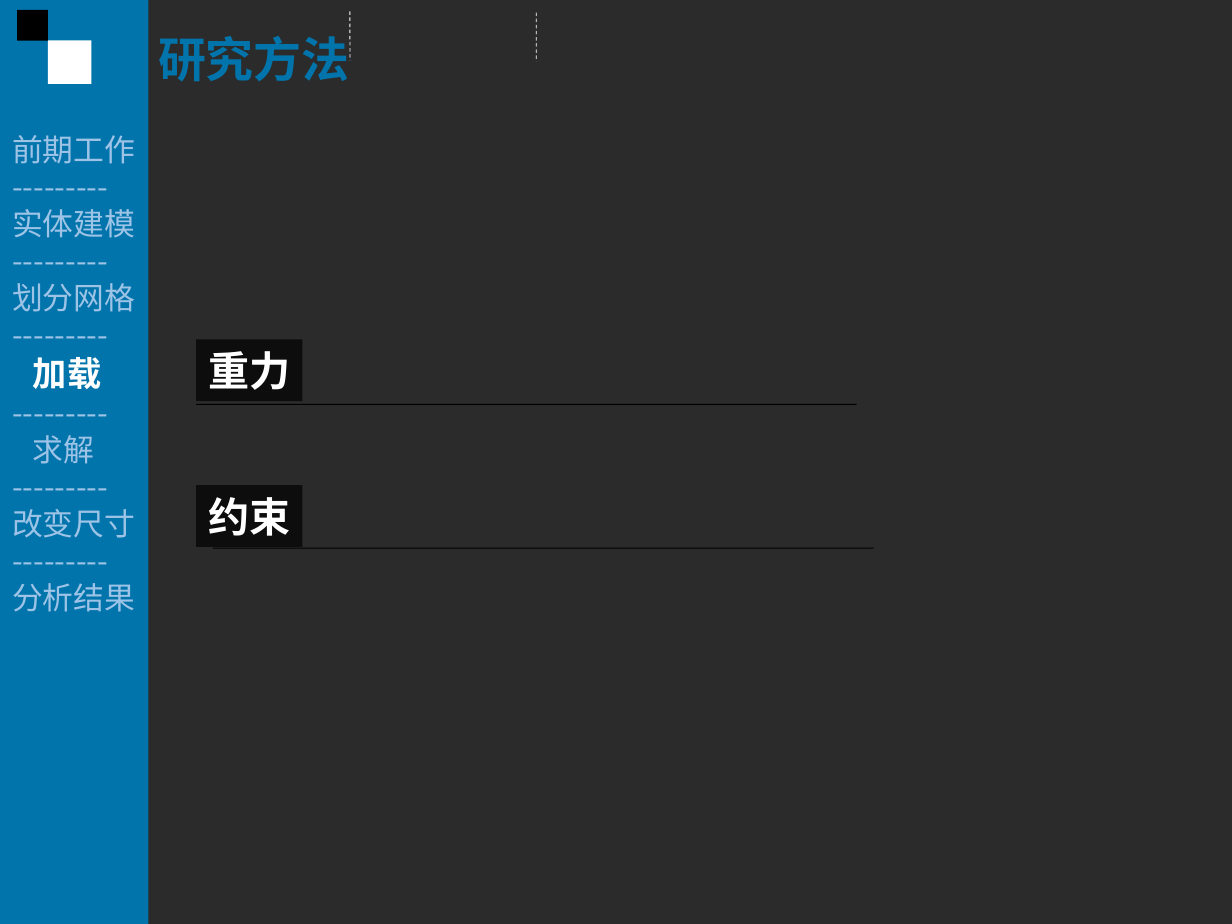
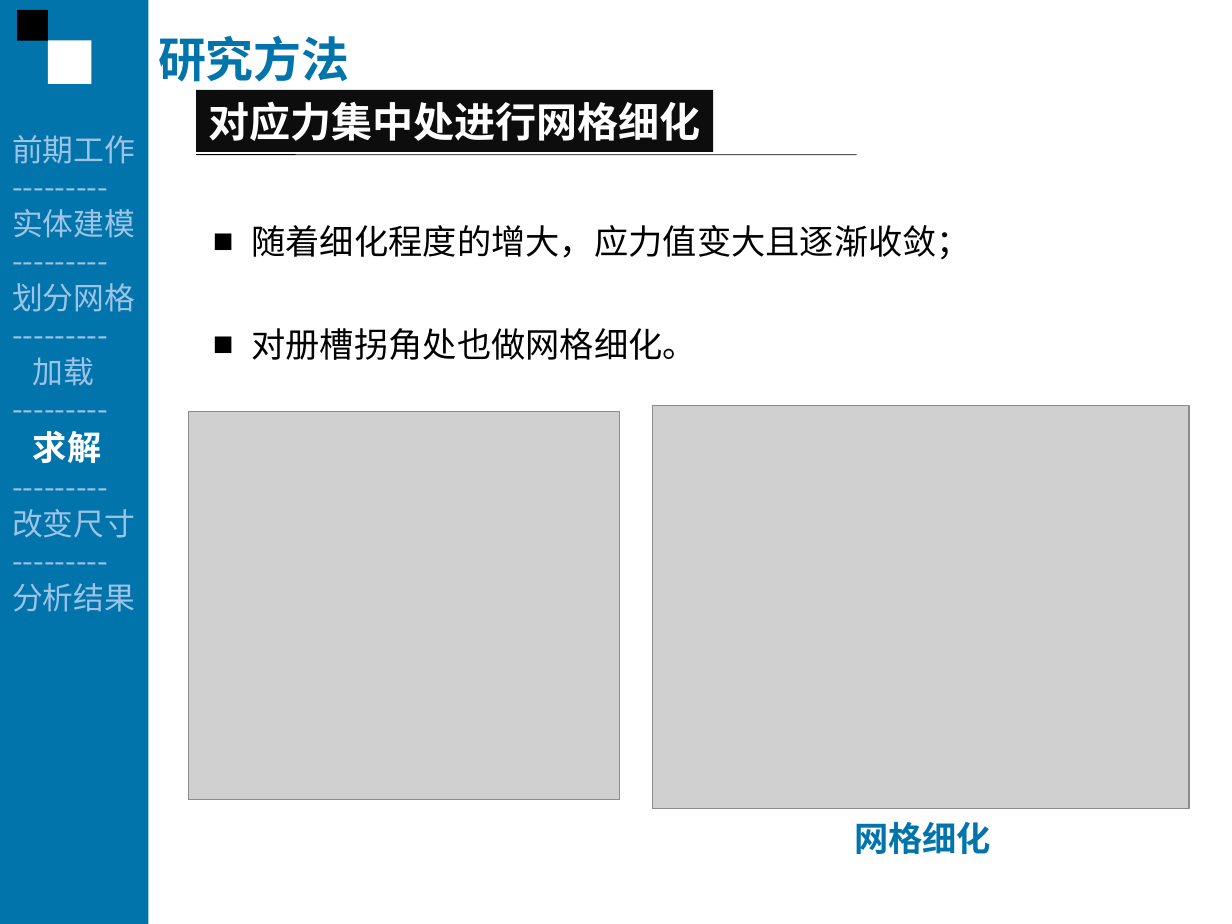
Before and after one commit to Fitor/Thesis, a slide deck: slide 19 of report/Report By Ci.ppt (slide 23 before the commit). Drawn at 1232x924 pixels with LibreOffice and Linux fonts; fonts in the diff are those of the drawing; grey boxes stand for pictures; background and template pictures are left out; a plain dark background stands for a picture behind light text. Boxes give left, top, right and bottom in pixels: in the first picture for what was removed or moved away, otherwise in the second. Text is boxed around its words. In the diff, an @@ line names an element or a change of style, - is before the commit and + after.

```diff
--- a/report/Report By Ci.ppt
+++ b/report/Report By Ci.ppt
@@ background picture (left out) to #FFFFFF @@
@@ rectangle added at <box>196,90,713,152</box>, fill #0D0D0D, 24 pt, text #FFFFFF, bold @@
+对应力集中处进行网格细化
@@ line moved from (196, 404) - (856, 404) to (196, 155) - (856, 155) @@
@@ text added at <box>251,225,971,360</box>, 20 pt, text #000000 @@
+■ 随着细化程度的增大，应力值变大且逐渐收敛；
+■ 对册槽拐角处也做网格细化。
@@ text at <box>33,357,101,463</box>: size 20 to 18 pt, text colour #FFFFFF to #9DC3E6, bold off in "加载"; size 18 to 20 pt, text colour #9DC3E6 to #FFFFFF, bold on in "求解" @@
@@ rectangle removed at <box>196,340,302,402</box> @@
-重力
@@ picture added at <box>188,411,620,800</box> @@
@@ picture added at <box>653,405,1190,808</box> @@
@@ rectangle removed at <box>196,485,302,547</box> @@
-约束
@@ line removed from (213, 548) to (873, 548) @@
@@ text added at <box>854,822,991,854</box>, 20 pt, text #0174AB, bold @@
+网格细化
```
Also in this commit, not shown: 17 other slides changed, 9 slides removed, 2 other files.
